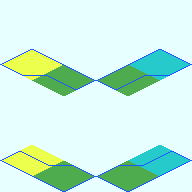
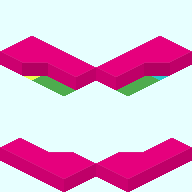
Layers edited between the first and the second 192x192 image:
removed layer "Base コピー" over [96,49,192,90]
removed layer "Base コピー #2" over [96,151,192,192]
removed layer "Base コピー #1" over [0,151,96,192]
removed layer "Base" over [0,49,96,90]
painted on "Base_Plate_1x2.png" over [0,36,192,192]
